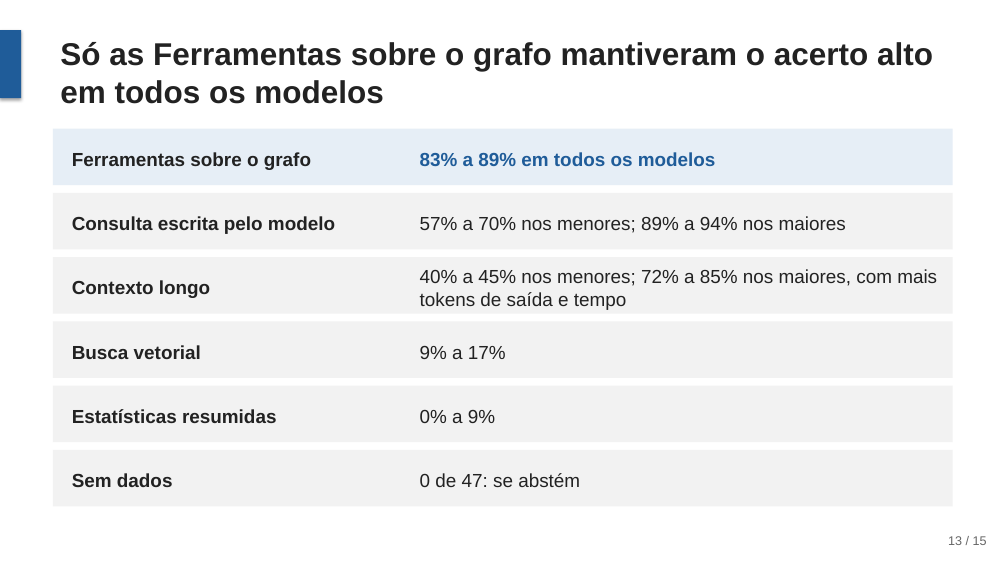
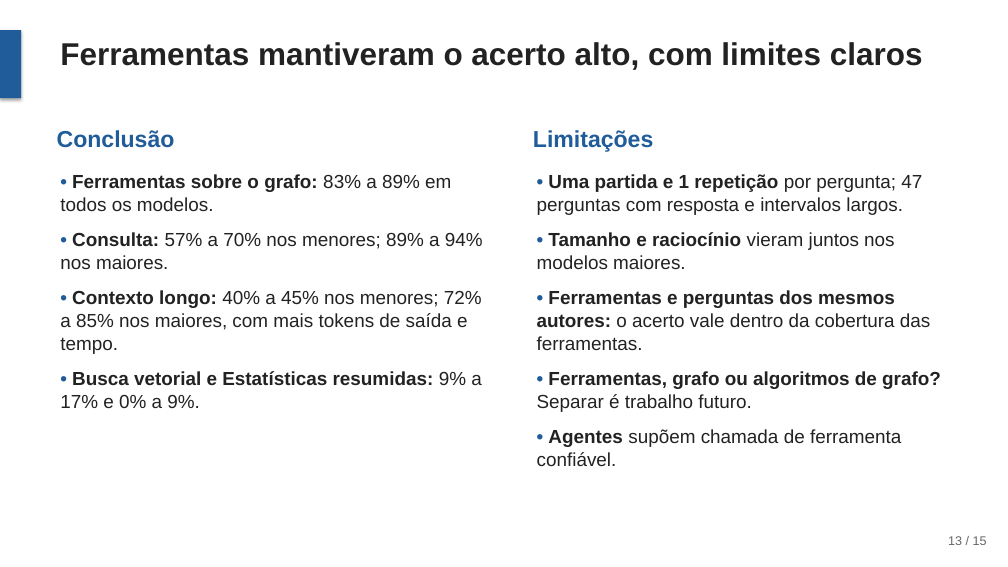
Before and after one commit to joaowinderfeldbussolotto/football-tactics-knowledge-graph, a slide deck: slide 13 of apresentacao/apresentacao.pptx. Drawn at 1008x567 pixels with LibreOffice and Linux fonts; fonts in the diff are those of the drawing. Boxes give left, top, right and bottom in pixels: in the first picture for what was removed or moved away, otherwise in the second. Text is boxed around its words. In the diff, an @@ line names an element or a change of style, - is before the commit and + after.

```diff
--- a/apresentacao/apresentacao.pptx
+++ b/apresentacao/apresentacao.pptx
@@ title at (x1=60, y1=42, x2=923, y2=70): text changed @@
-Só as Ferramentas sobre o grafo mantiveram o acerto alto em todos os modelos
+Ferramentas mantiveram o acerto alto, com limites claros
@@ rectangle removed at (x1=53, y1=129, x2=953, y2=185) @@
@@ text added at (x1=57, y1=130, x2=175, y2=148), 22 pt, text #1F5C99, bold @@
+Conclusão
@@ text "Limitações" at (x1=533, y1=130, x2=653, y2=152): vertical alignment middle to top @@
@@ text at (x1=533, y1=130, x2=653, y2=152): text changed; size 18 to 22 pt @@
-83% a 89% em todos os modelos
+Limitações
@@ text "• Ferramentas sobre o grafo: ..." at (x1=60, y1=174, x2=483, y2=408): vertical alignment middle to top @@
@@ text at (x1=60, y1=174, x2=483, y2=408): text changed; bold off @@
-Ferramentas sobre o grafo
+• Ferramentas sobre o grafo: 83% a 89% em todos os modelos.
+• Consulta: 57% a 70% nos menores; 89% a 94% nos maiores.
+• Contexto longo: 40% a 45% nos menores; 72% a 85% nos maiores, com mais tokens de saída e tempo.
+• Busca vetorial e Estatísticas resumidas: 9% a 17% e 0% a 9%.
@@ text added at (x1=537, y1=174, x2=941, y2=466), 18 pt, text #222222 @@
+• Uma partida e 1 repetição por pergunta; 47 perguntas com resposta e intervalos largos.
+• Tamanho e raciocínio vieram juntos nos modelos maiores.
+• Ferramentas e perguntas dos mesmos autores: o acerto vale dentro da cobertura das ferramentas.
+• Ferramentas, grafo ou algoritmos de grafo? Separar é trabalho futuro.
+• Agentes supõem chamada de ferramenta confiável.
@@ rectangle removed at (x1=53, y1=193, x2=953, y2=250) @@
@@ text removed at (x1=72, y1=216, x2=335, y2=234) @@
-Consulta escrita pelo modelo
@@ text removed at (x1=420, y1=216, x2=846, y2=233) @@
-57% a 70% nos menores; 89% a 94% nos maiores
@@ rectangle removed at (x1=53, y1=257, x2=953, y2=314) @@
@@ text removed at (x1=420, y1=269, x2=937, y2=310) @@
-40% a 45% nos menores; 72% a 85% nos maiores, com mais tokens de saída e tempo
@@ text removed at (x1=72, y1=280, x2=210, y2=298) @@
-Contexto longo
@@ rectangle removed at (x1=53, y1=321, x2=953, y2=378) @@
@@ text removed at (x1=72, y1=345, x2=201, y2=359) @@
-Busca vetorial
@@ text removed at (x1=420, y1=346, x2=506, y2=359) @@
-9% a 17%
@@ rectangle removed at (x1=53, y1=386, x2=953, y2=442) @@
@@ text removed at (x1=72, y1=409, x2=276, y2=423) @@
-Estatísticas resumidas
@@ text removed at (x1=420, y1=410, x2=495, y2=423) @@
-0% a 9%
@@ rectangle removed at (x1=53, y1=450, x2=953, y2=507) @@
@@ text removed at (x1=72, y1=473, x2=173, y2=487) @@
-Sem dados
@@ text removed at (x1=420, y1=473, x2=580, y2=487) @@
-0 de 47: se abstém
```
Also in this commit, not shown: 8 other slides changed, 3 slides added, 3 slides removed, 2 other files.
